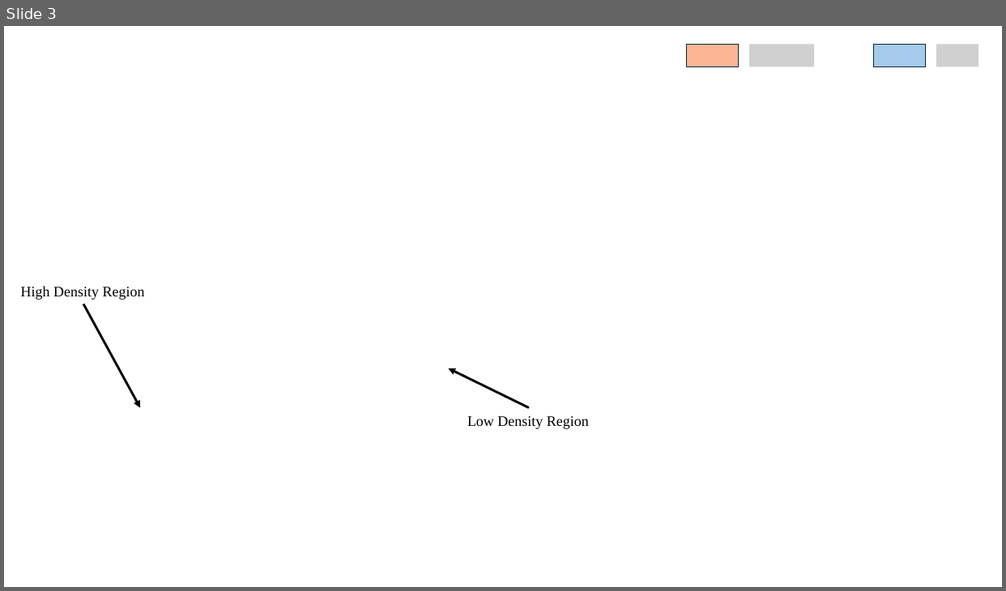
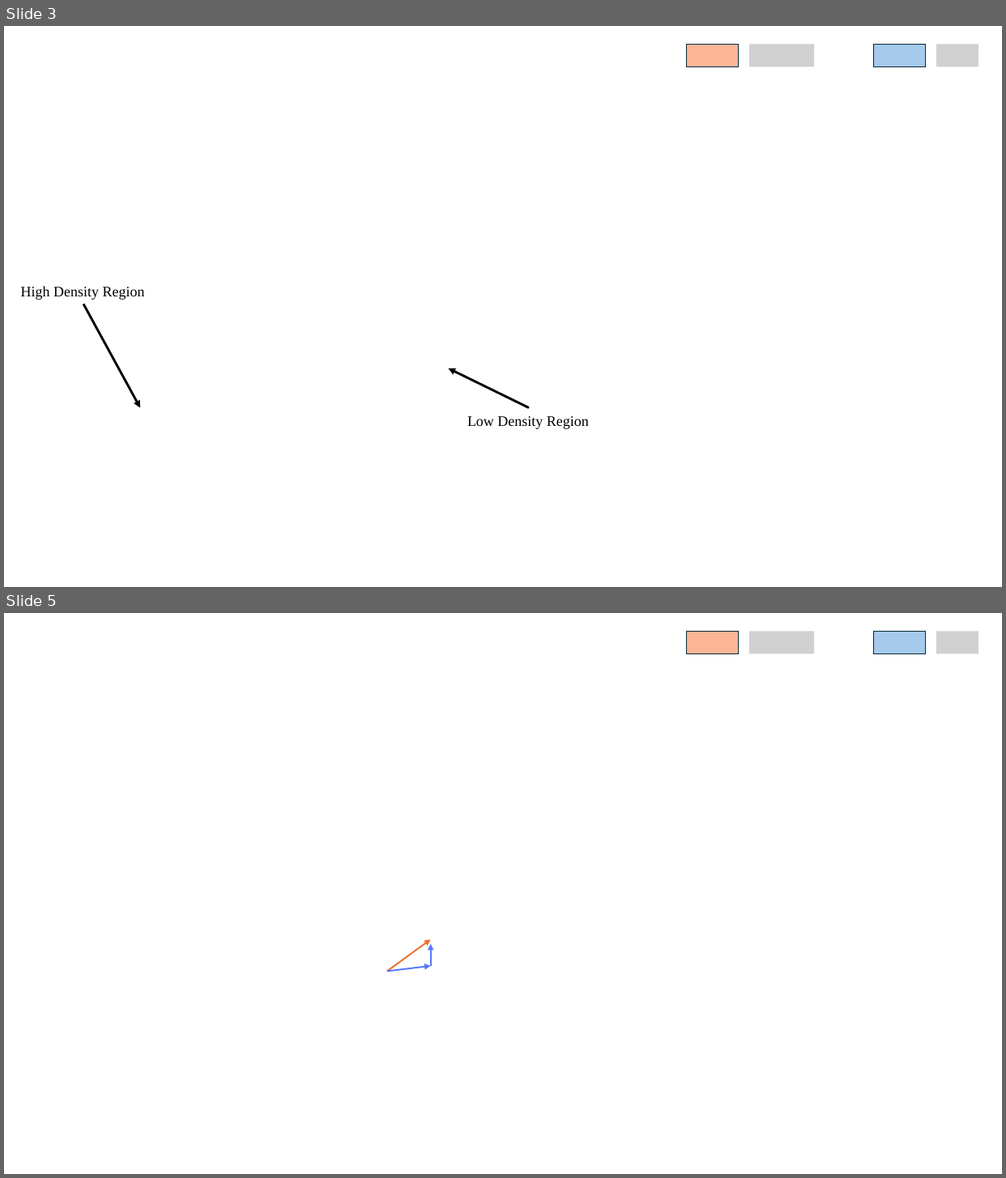
Before and after one commit to innovation-cat/innovation-cat.github.io, a slide deck: images/posts/2025-07-03-blog-post/新建 Microsoft PowerPoint 演示文稿.pptx. Shown one above the other, each under a label of ours: slide 3 before the commit, slides 3 and 5 after it; the slides between them are not shown. The pictures are 1006x591 and 1006x1178 pixels, drawn with LibreOffice and Linux fonts; fonts in the diff are those of the drawing; grey boxes stand for pictures; background and template pictures are left out. Boxes give left, top, right and bottom in pixels: in the first picture for what was removed or moved away, otherwise in the second. Text is boxed around its words. In the diff, an @@ line names an element or a change of style, - is before the commit and + after.

```diff
--- a/images/posts/2025-07-03-blog-post/新建 Microsoft PowerPoint 演示文稿.pptx
+++ b/images/posts/2025-07-03-blog-post/新建 Microsoft PowerPoint 演示文稿.pptx
@@ slide 5 added at (4, 613, 1002, 1174), background picture (left out) @@
@@ rectangle added at (686, 631, 739, 653), fill #FCB696, outline #092A39 0.5 pt @@
@@ picture added at (750, 631, 815, 653) @@
@@ rectangle added at (873, 631, 926, 653), fill #A6CAEC, outline #092A39 0.5 pt @@
@@ picture added at (937, 631, 978, 653) @@
@@ arrow added from (387, 972) to (431, 939), #E97132 1.5 pt @@
@@ arrow added from (431, 966) to (431, 944), #5877FA 1.5 pt @@
@@ arrow added from (387, 972) to (431, 966), #5877FA 1.5 pt @@
```
Also in this commit, not shown: 2 other slides added, 2 other files.
